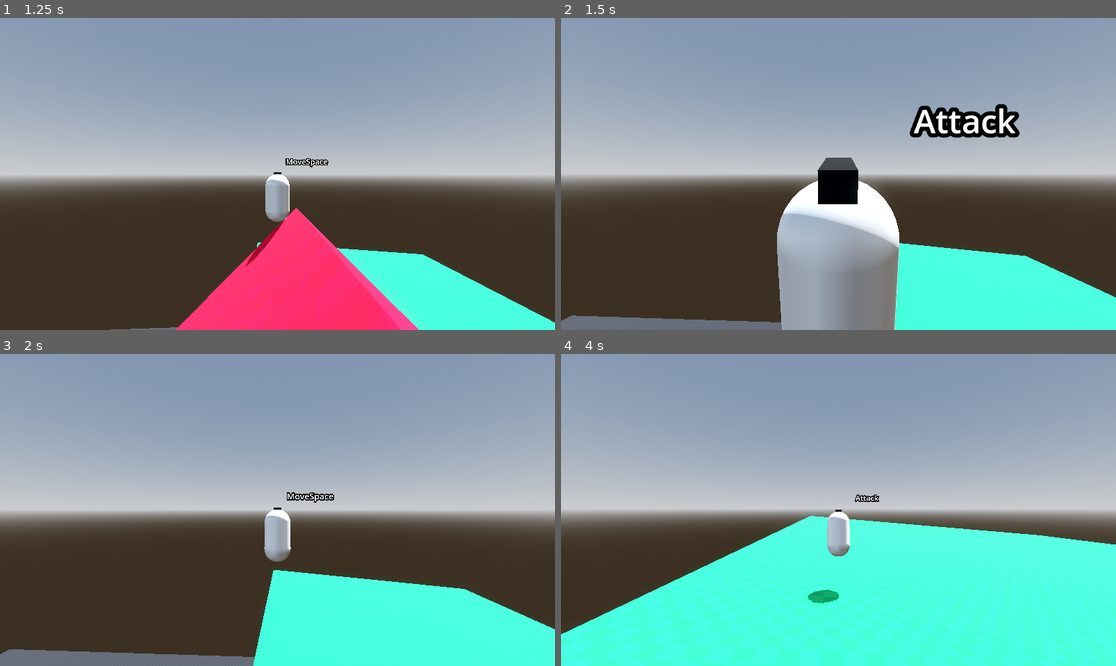
Above: before the commit, frames 1-4 (two rows, left to right).
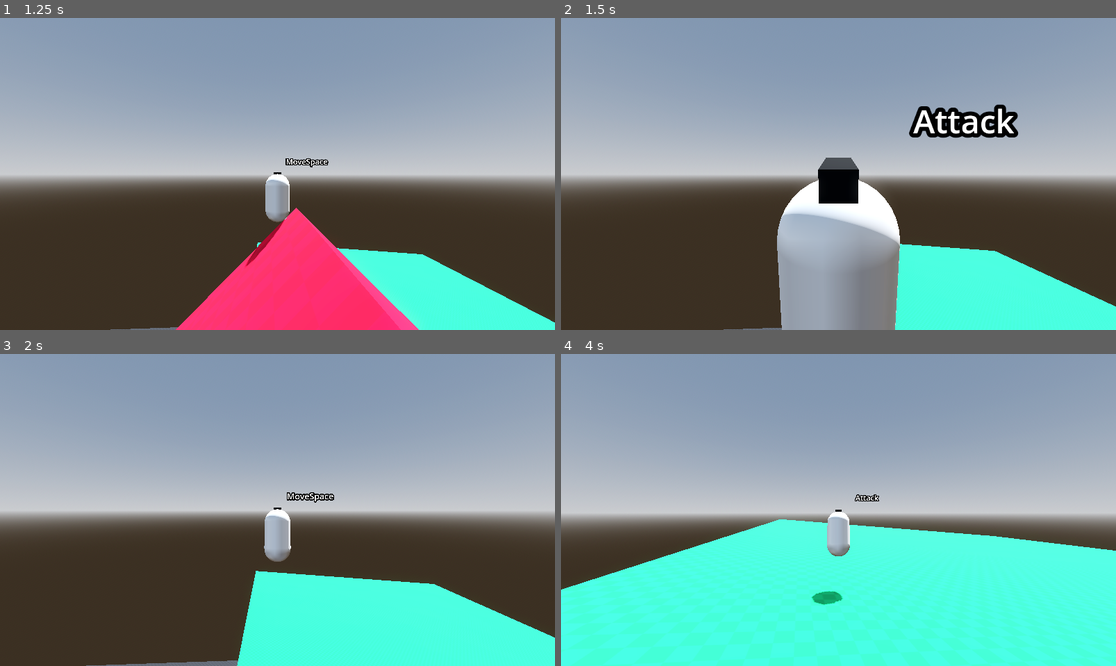
Above: after the commit, the same moments.

Repository: Gjosti/dev-sandbox
Game: Godot game, scene res://Levels/sandbox_level.tscn
Two runs of this game, one before a commit and one after it. Both use one fixed random seed, a clock stepped at 60 frames per second and the inputs below.
Inputs (mouse positions are in pixels of both pictures, inside the frame that each line leads up to):
- Up to frame 1 (1.25 s): move the mouse to (305, 174) at 0.52 s; hold W (move_forward) from 0.53 s (still down); hold Tab (ui_focus_next) from 0.53 s (still down); click (305, 174) at 0.67 s; tap Space (jump) at 0.77 s
- Up to frame 2 (1.5 s): keep holding W (move_forward); move the mouse to (810, 174) at 1.27 s; release Tab (ui_focus_next) at 1.28 s; click (810, 174) at 1.35 s
- Up to frame 3 (2 s): keep holding W (move_forward); tap Space (jump) at 1.52 s; tap Tab (ui_focus_next) at 1.55 s
- Up to frame 4 (4 s): keep holding W (move_forward); move the mouse to (849, 503) at 2.02 s; hold Ctrl (crouch) 2.03-2.78 s; click (849, 503) at 2.17 s; tap Tab (ui_focus_next) at 2.3, 3.05, 3.8 s; move the mouse to (832, 516) at 2.77 s; tap Shift (dash) at 2.85 s; click (832, 516) at 2.92 s; tap Space (jump) at 3.02, 3.77 s; move the mouse to (877, 513) at 3.52 s; hold Mouse wheel down (scroll_backward) from 3.53 s (still down); click (877, 513) at 3.67 s

Frame 1 is identical in both runs. In frame 2, 2.8% of the frame differs, in the area x 0-100%, y 27-100%; in frame 3, 3.1%; in frame 4, 8.3%, in the area x 0-100%, y 44-90%.

Commit message:
fixed camera mouse toggle bug

Diff:
--- a/Player/player.gd
+++ b/Player/player.gd
@@ -35,7 +35,7 @@
 @onready var camera_node := get_node("PlayerCamera/HorizontalPivot")
 
 func _ready() -> void:
-	Input.mouse_mode = Input.MOUSE_MODE_CAPTURED
+	pass
 
 func _physics_process(delta: float) -> void:
 	apply_gravity(delta)
@@ -99,13 +99,9 @@
 
 # Input Handling
 func _unhandled_input(event: InputEvent) -> void:
-	handle_mouse_input(event)
 	handle_attack_input(event)
 
 
-func handle_mouse_input(event: InputEvent) -> void:
-	if event.is_action_pressed("ui_focus_next"):
-		Input.mouse_mode = Input.MOUSE_MODE_VISIBLE if Input.mouse_mode == Input.MOUSE_MODE_CAPTURED else Input.MOUSE_MODE_CAPTURED
 
 
 func handle_attack_input(event: InputEvent) -> void:
